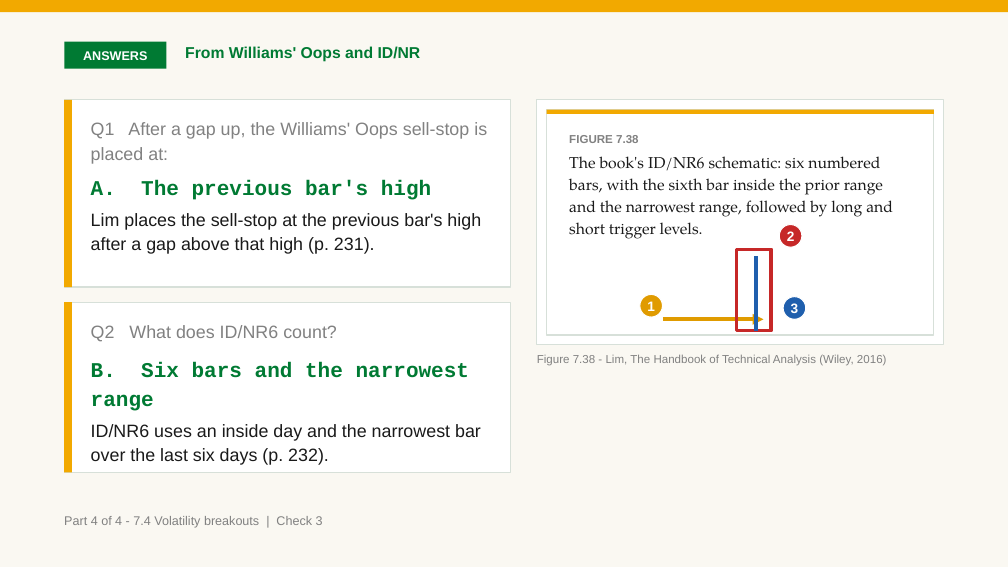
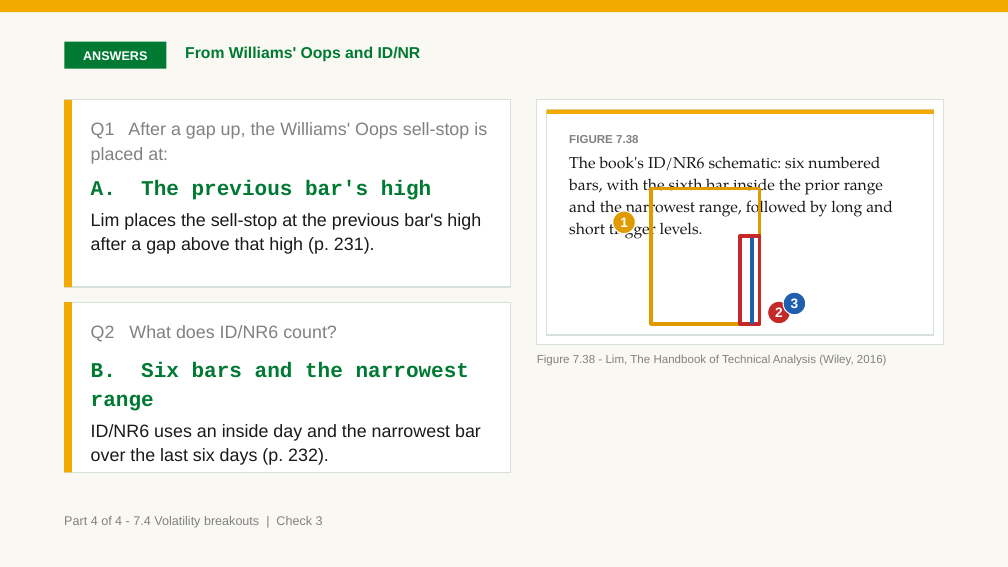
Before and after one commit to benjiesotelo-sudo/Telos_FIN1209, a slide deck: slide 28 of chapter-07/FIN1209-Chapter-07.pptx. Drawn at 1008x567 pixels with LibreOffice and Linux fonts; fonts in the diff are those of the drawing. Boxes give left, top, right and bottom in pixels: in the first picture for what was removed or moved away, otherwise in the second. Text is boxed around its words. In the diff, an @@ line names an element or a change of style, - is before the commit and + after.

```diff
--- a/chapter-07/FIN1209-Chapter-07.pptx
+++ b/chapter-07/FIN1209-Chapter-07.pptx
@@ rectangle added at [651, 188, 759, 324], outline #E09B00 3.5 pt @@
@@ ellipse "1": place and size @@
-ellipse "1" at [640, 294, 662, 317]
+ellipse "1" at [613, 211, 635, 234]
@@ rectangle: place and size @@
-rectangle at [737, 250, 771, 330]
+rectangle at [740, 236, 760, 324]
@@ line moved from (756, 256) - (756, 330) to (752, 238) - (752, 324) @@
@@ ellipse "3": place and size @@
-ellipse "3" at [783, 296, 806, 319]
+ellipse "3" at [783, 292, 806, 315]
@@ arrow removed from (663, 319) to (764, 319) @@
@@ ellipse "2": place and size @@
-ellipse "2" at [780, 225, 802, 247]
+ellipse "2" at [768, 301, 790, 324]
```
Also in this commit, not shown: 7 other slides changed, 1 other file.
